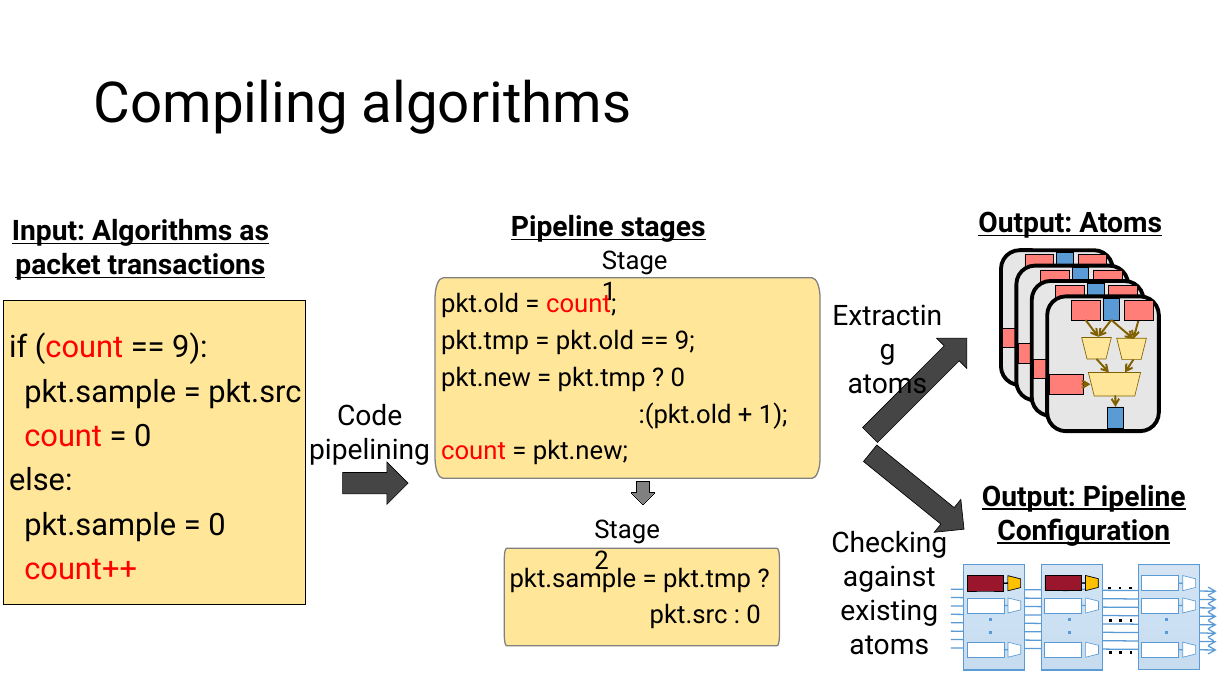
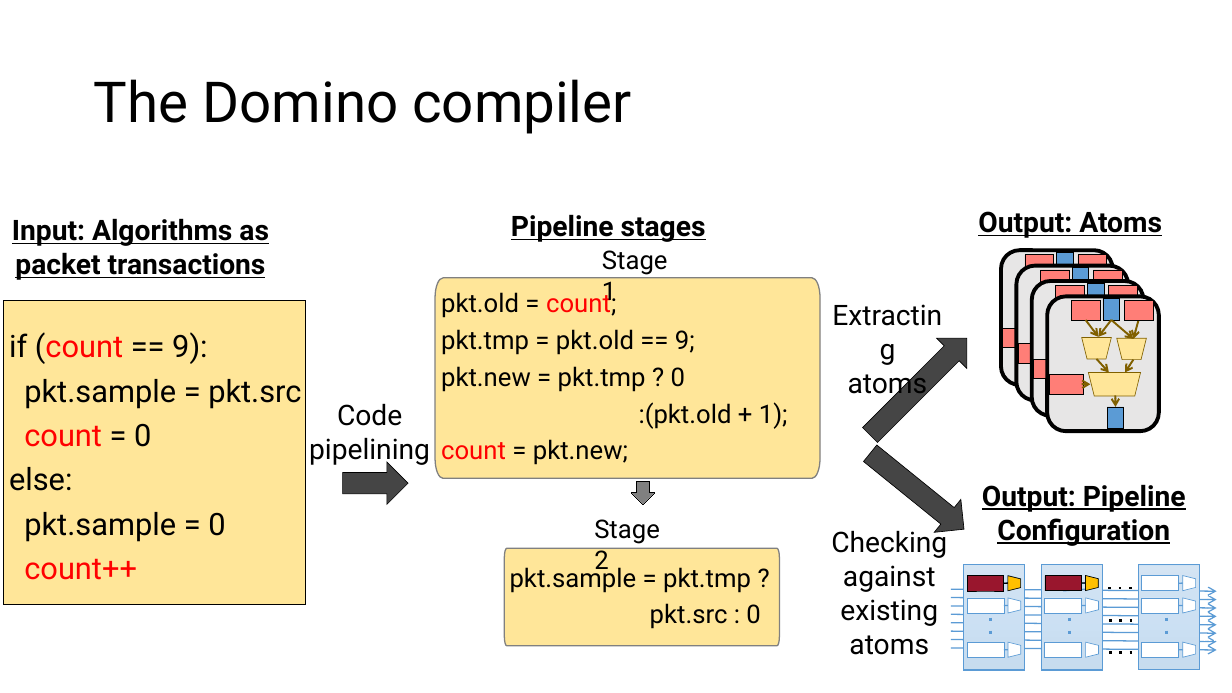
Before and after one commit to anirudhSK/pifo-domino-marple-ppts, a slide deck: slide 10 of combined_domino_pifo.pptx. Drawn at 1232x693 pixels with LibreOffice and Linux fonts; fonts in the diff are those of the drawing. Boxes give left, top, right and bottom in pixels: in the first picture for what was removed or moved away, otherwise in the second. Text is boxed around its words. In the diff, an @@ line names an element or a change of style, - is before the commit and + after.

Commit message:
Re-title the slide to "Domino compiler"

```diff
--- a/combined_domino_pifo.pptx
+++ b/combined_domino_pifo.pptx
@@ title at bbox=[94, 79, 631, 134]: text changed @@
-Compiling algorithms
+The Domino compiler
```
Also in this commit, not shown: 1 other slide changed.
